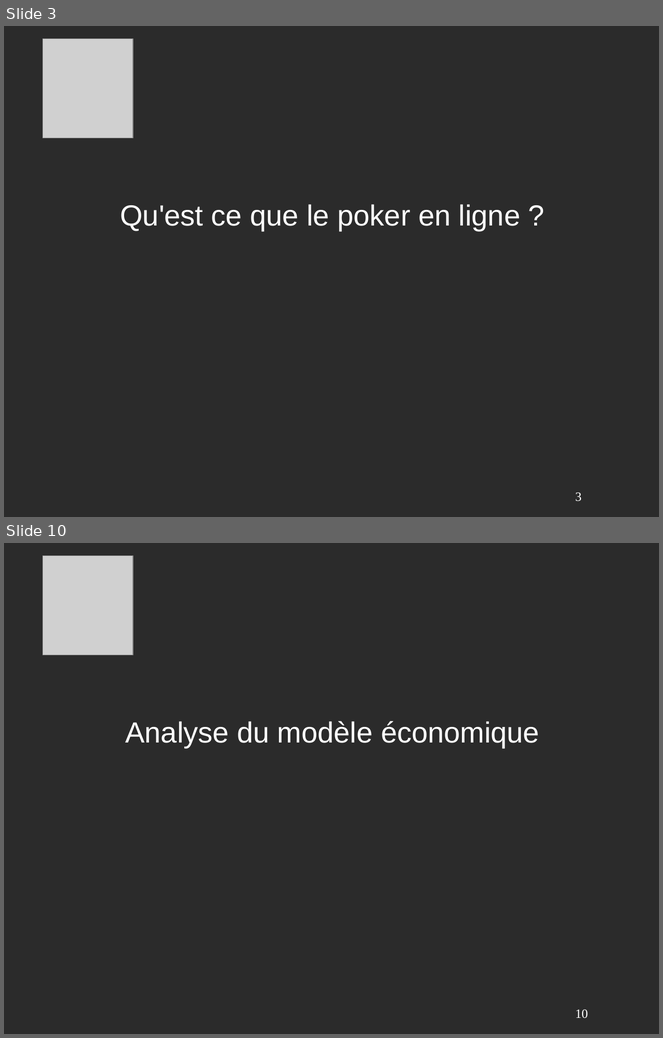
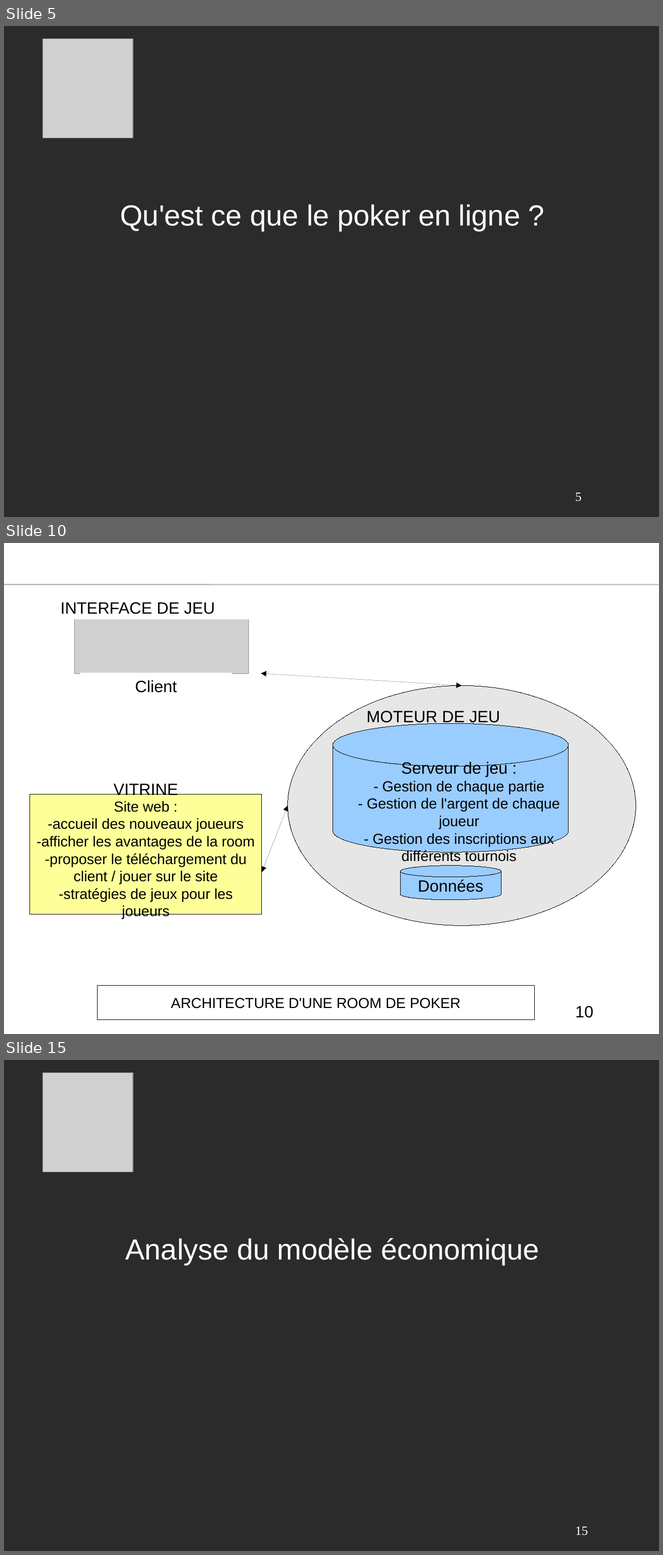
Before and after one commit to OlivierK/economie, a slide deck: presentation.odp. Shown one above the other, each under a label of ours: slides 3 and 10 before the commit, slides 5, 10 and 15 after it; the slides between them are not shown. The pictures are 663x1038 and 663x1555 pixels, drawn with LibreOffice and Linux fonts; fonts in the diff are those of the drawing; grey boxes stand for pictures; background and template pictures are left out; a plain dark background stands for a picture behind light text. Boxes give left, top, right and bottom in pixels: in the first picture for what was removed or moved away, otherwise in the second. Text is boxed around its words. In the diff, an @@ line names an element or a change of style, - is before the commit and + after.

```diff
--- a/presentation.odp
+++ b/presentation.odp
@@ slide 10 added at (4, 543, 659, 1034), background picture (left out) @@
@@ text added at (29, 548, 236, 574), 18 pt, text #FFFFFF @@
+Le poker en ligne :
@@ rectangle added at (210, 543, 659, 585), fill #FFFFFF at 25% opacity @@
@@ text added at (213, 550, 659, 576), 18 pt, text #FFFFFF @@
+Présentation
@@ rectangle added at (4, 584, 659, 586), fill #ABB7C1 @@
@@ group added at (29, 602, 636, 1020): 5 texts, 3 rectangles, 2 cylinders, 2 double arrows, 1 picture, 1 ellipse @@
+Site web :
+-accueil des nouveaux joueurs
+-afficher les avantages de la room
+-proposer le téléchargement du client / jouer sur le site
+-stratégies de jeux pour les joueurs
+VITRINE
+Client
+INTERFACE DE JEU
+Serveur de jeu :
+- Gestion de chaque partie
+- Gestion de l'argent de chaque joueur
+- Gestion des inscriptions aux différents tournois
+Données
+MOTEUR DE JEU
+ARCHITECTURE D'UNE ROOM DE POKER
@@ page number added at (575, 1006, 594, 1018), 18 pt, text #000000 @@
+10
@@ what was slide 3 is now slide 5 @@
@@ page number at (575, 493, 582, 502): text changed @@
-3
+5
@@ what was slide 10 is now slide 15 @@
@@ page number at (575, 1527, 588, 1536): text changed @@
-10
+15
```
Also in this commit, not shown: 11 slides changed, 7 other slides added.
